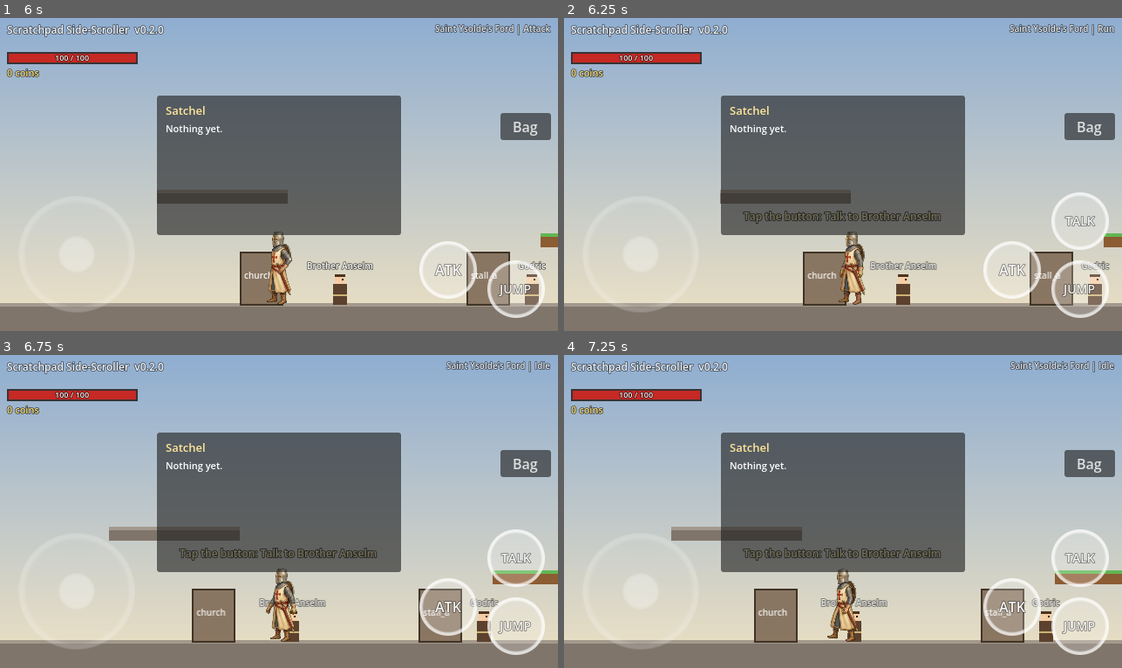
Above: before the commit, frames 1-4 (two rows, left to right).
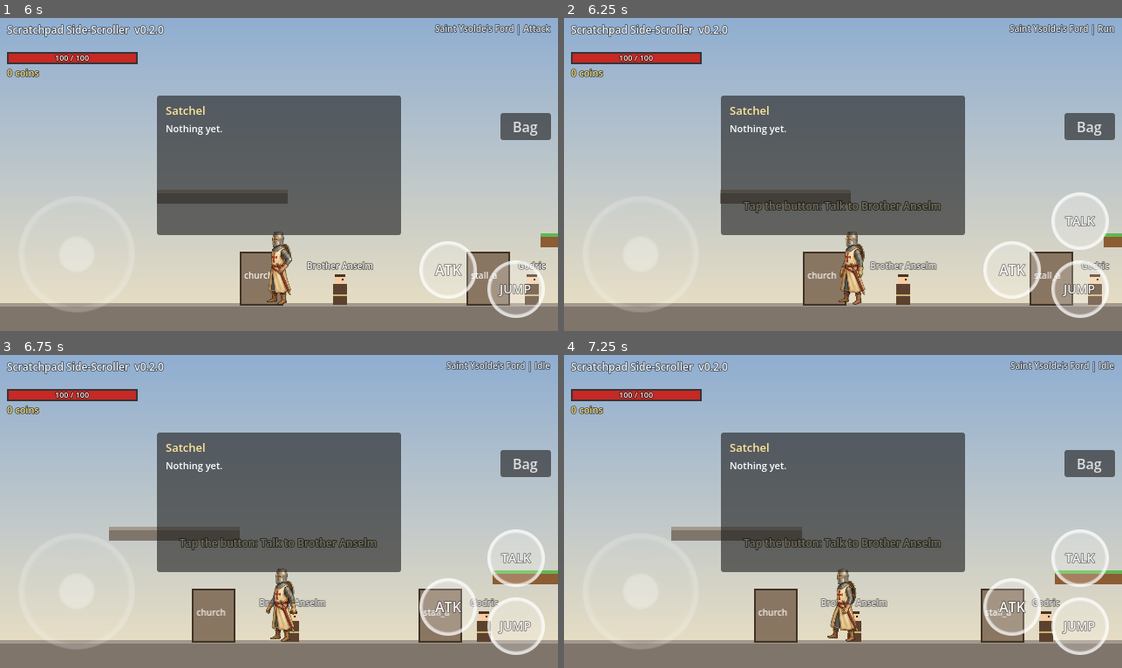
Above: after the commit, the same moments.

Repository: YoRepo/Scratchpad
Game: Godot game, scene res://src/game/game.tscn
Same seed, same stepped clock (60 frames per second), same inputs: the game is played once before the commit and once after it.
Inputs (mouse positions are in pixels of both pictures, inside the frame that each line leads up to):
- Up to frame 1 (6 s): click "Bag" at 0.5 s; tap Enter at 1.25 s; move the mouse to (401, 158) at 1.27 s; hold Right (move_right) 1.28-2 s; tap X (attack) at 1.35, 5.85 s; click (401, 158) at 1.42 s; tap Space (jump) at 1.52, 4.52 s; drag from (167, 190) to (340, 265) at 2.02 s; move the mouse to (334, 105) at 2.77 s; hold Left (move_left) 2.78-3.5 s; tap Alt at 2.85 s; drag from (251, 237) to (530, 265) at 3.52 s; move the mouse to (446, 221) at 4.27 s; hold Right (move_right) 4.28-5 s; tap E at 4.35 s; drag from (111, 127) to (195, 180) at 5.02 s; move the mouse to (306, 174) at 5.77 s; hold Right (move_right) from 5.78 s (still down); click (306, 174) at 5.92 s
- Up to frame 2 (6.25 s): keep holding Right (move_right)
- Up to frame 3 (6.75 s): release Right (move_right) at 6.5 s; drag from (195, 433) to (295, 602) at 6.52 s
- Up to frame 4 (7.25 s): no input

Frame 1 is identical in both runs. In frame 2, 1.1% of the frame differs, in the area x 32-68%, y 58-66%; in frame 3, 1.1%; in frame 4, 1.1%.

Commit message:
Virtual joystick touch controls and the synthesized audio pack
Touch: a floating thumb stick on the left half (analog run speed, up and
down with hysteresis for climbing and crouching) and JUMP, ATK and a
context button for the right thumb; the browser test drives the stick
with real touch events. Audio: tools/audio/synth.py renders two seamless
medieval loops and eighteen effects by synthesis; SoundBank plays them
through a voice pool with cross-faded music. The dialogue box now clears
the thumb buttons on 16:9 phones.

Co-Authored-By: Claude Fable 5.1 <noreply@anthropic.com>
Claude-Session: https://claude.ai/code/session_01WhnNSNbHDHPivHiJzsvQ8w

Diff:
--- /dev/null
+++ b/game/assets/creatures/hedgehog/anim/idle.json
@@ -0,0 +1,40 @@
+{
+ "name": "idle",
+ "frames": 24,
+ "columns": 12,
+ "width": 138,
+ "height": 126,
+ "fps": 12.0,
+ "loop": true,
+ "origin": [
+  60.19,
+  126.0
+ ],
+ "factor": 0.40127,
+ "source_frames": [
+  0,
+  0,
+  0,
+  0,
+  20,
+  23,
+  26,
+  29,
+  32,
+  34,
+  37,
+  40,
+  43,
+  46,
+  49,
+  46,
+  43,
+  40,
+  37,
+  34,
+  32,
+  29,
+  26,
+  23
+ ]
+}
--- /dev/null
+++ b/game/assets/creatures/hedgehog/anim/move.json
@@ -0,0 +1,40 @@
+{
+ "name": "move",
+ "frames": 24,
+ "columns": 12,
+ "width": 127,
+ "height": 106,
+ "fps": 12.0,
+ "loop": true,
+ "origin": [
+  63.36,
+  101.22
+ ],
+ "factor": 0.3985,
+ "source_frames": [
+  0,
+  2,
+  4,
+  6,
+  8,
+  10,
+  12,
+  13,
+  15,
+  17,
+  19,
+  21,
+  23,
+  25,
+  27,
+  29,
+  31,
+  33,
+  34,
+  36,
+  38,
+  40,
+  42,
+  44
+ ]
+}
--- /dev/null
+++ b/game/assets/creatures/hedgehog/character.json
@@ -0,0 +1,9 @@
+{
+ "world_height": 32,
+ "source_height": 220,
+ "frame_scale": 0.4,
+ "animations": [
+  "idle",
+  "move"
+ ]
+}
--- a/game/project.godot
+++ b/game/project.godot
@@ -26,6 +26,7 @@
 ItemCatalog="*res://src/items/item_catalog.gd"
 Inventory="*res://src/items/inventory.gd"
 QuestLog="*res://src/quests/quest_log.gd"
+SoundBank="*res://src/core/sound_bank.gd"
 GameAudio="*res://src/core/game_audio.gd"
 
 [editor]
--- /dev/null
+++ b/game/src/core/sound_bank.gd
@@ -0,0 +1,152 @@
+extends Node
+## Autoload (SoundBank): the one place that plays sound. Effects go through a
+## small pool of players (polyphony SFX_POLYPHONY, oldest voice stolen when
+## full); music loops on one of two players that cross-fade when the track
+## changes. Streams load lazily by name from res://assets/audio: effects are
+## sfx/<name>.wav, music is music/<name>.ogg (set to loop in code). A missing
+## file warns once and is then silently ignored, so gameplay never depends on
+## an asset existing. Everything plays on the Master bus. The catalogue and
+## the generator live in tools/audio.
+
+const SFX_PATH_FORMAT := "res://assets/audio/sfx/%s.wav"
+const MUSIC_PATH_FORMAT := "res://assets/audio/music/%s.ogg"
+const SFX_POLYPHONY := 8
+## Largest pitch nudge, as a fraction, when a call asks for pitch variation.
+const PITCH_JITTER := 0.04
+const SILENCE_DB := -60.0
+const BUS: StringName = &"Master"
+
+## Trim applied to every music track so it sits under the effects.
+var music_volume_db := -6.0
+
+var _sfx_players: Array[AudioStreamPlayer] = []
+var _sfx_next := 0
+var _sfx_plays := 0
+var _music_players: Array[AudioStreamPlayer] = []
+var _music_active := 0
+var _current_music: StringName = &""
+## Path -> AudioStream, or null for a file that was looked up and is missing.
+var _streams: Dictionary = {}
+var _fade: Tween
+var _rng := RandomNumberGenerator.new()
+
+
+func _ready() -> void:
+	process_mode = Node.PROCESS_MODE_ALWAYS
+	for i in SFX_POLYPHONY:
+		_sfx_players.append(_make_player("Sfx%d" % i))
+	for i in 2:
+		_music_players.append(_make_player("Music%d" % i))
+	_register_debug.call_deferred()
+
+
+## Plays the effect `name` (assets/audio/sfx/<name>.wav) once. `volume_db`
+## offsets the file's own level; `randomize_pitch` nudges the pitch by up to
+## PITCH_JITTER so repeated footsteps and hits do not sound stamped out.
+func play_sfx(name: StringName, volume_db := 0.0, randomize_pitch := false) -> void:
+	var stream := _stream(SFX_PATH_FORMAT % name)
+	if stream == null:
+		return
+	var player := _free_sfx_player()
+	player.stream = stream
+	player.volume_db = volume_db
+	player.pitch_scale = 1.0
+	if randomize_pitch:
+		player.pitch_scale += _rng.randf_range(-PITCH_JITTER, PITCH_JITTER)
+	player.play()
+	_sfx_plays += 1
+
+
+## Cross-fades from whatever is playing to the loop `name`
+## (assets/audio/music/<name>.ogg) over `fade_seconds`. Asking for the track
+## that is already playing does nothing.
+func play_music(name: StringName, fade_seconds := 1.0) -> void:
+	if name == _current_music:
+		return
+	var stream := _stream(MUSIC_PATH_FORMAT % name)
+	if stream == null:
+		return
+	_current_music = name
+	var outgoing := _music_players[_music_active]
+	_music_active = 1 - _music_active
+	var incoming := _music_players[_music_active]
+	incoming.stream = stream
+	incoming.volume_db = SILENCE_DB
+	incoming.play()
+	_crossfade(outgoing, incoming, fade_seconds)
+
+
+## Fades the music out over `fade_seconds` and stops it.
+func stop_music(fade_seconds := 1.0) -> void:
+	_current_music = &""
+	_crossfade(_music_players[_music_active], null, fade_seconds)
+
+
+func current_music() -> StringName:
+	return _current_music
+
+
+## Loads a stream the first time it is asked for and caches it; a miss is
+## cached too, so the warning fires once per path.
+func _stream(path: String) -> AudioStream:
+	if _streams.has(path):
+		return _streams[path] as AudioStream
+	var stream: AudioStream = null
+	if ResourceLoader.exists(path):
+		stream = load(path) as AudioStream
+	if stream == null:
+		push_warning("SoundBank: no audio at %s" % path)
+	elif stream is AudioStreamOggVorbis:
+		(stream as AudioStreamOggVorbis).loop = true
+	_streams[path] = stream
+	return stream
+
+
+## The first idle effect player after the last one used, or, when all are
+## busy, the one that has been playing longest.
+func _free_sfx_player() -> AudioStreamPlayer:
+	for offset in SFX_POLYPHONY:
+		var index := (_sfx_next + offset) % SFX_POLYPHONY
+		if not _sfx_players[index].playing:
+			_sfx_next = (index + 1) % SFX_POLYPHONY
+			return _sfx_players[index]
+	var stolen := _sfx_players[_sfx_next]
+	_sfx_next = (_sfx_next + 1) % SFX_POLYPHONY
+	return stolen
+
+
+## Fades `outgoing` to silence and stops it while `incoming` (if any) rises to
+## music_volume_db. A fade already in progress is replaced.
+func _crossfade(outgoing: AudioStreamPlayer, incoming: AudioStreamPlayer, seconds: float) -> void:
+	if _fade != null and _fade.is_valid():
+		_fade.kill()
+	if seconds <= 0.0:
+		outgoing.stop()
+		if incoming != null:
+			incoming.volume_db = music_volume_db
+		return
+	_fade = create_tween().set_parallel(true)
+	_fade.tween_property(outgoing, "volume_db", SILENCE_DB, seconds)
+	if incoming != null:
+		_fade.tween_property(incoming, "volume_db", music_volume_db, seconds)
+	_fade.chain().tween_callback(outgoing.stop)
+
+
+func _make_player(player_name: String) -> AudioStreamPlayer:
+	var player := AudioStreamPlayer.new()
+	player.name = player_name
+	player.bus = BUS
+	add_child(player)
+	return player
+
+
+func _register_debug() -> void:
+	DebugBridge.register(&"sound", _debug_state)
+
+
+func _debug_state() -> Dictionary:
+	var busy := 0
+	for player in _sfx_players:
+		if player.playing:
+			busy += 1
+	return {"music": String(_current_music), "sfx_plays": _sfx_plays, "sfx_busy": busy}
--- a/game/src/ui/hud.tscn
+++ b/game/src/ui/hud.tscn
@@ -54,9 +54,9 @@
 anchor_right = 0.5
 anchor_bottom = 1.0
 offset_left = -200.0
-offset_top = -140.0
+offset_top = -152.0
 offset_right = 200.0
-offset_bottom = -120.0
+offset_bottom = -132.0
 grow_horizontal = 2
 grow_vertical = 0
 mouse_filter = 2
@@ -243,10 +243,10 @@
 anchor_top = 1.0
 anchor_right = 0.5
 anchor_bottom = 1.0
-offset_left = -240.0
-offset_top = -112.0
-offset_right = 240.0
-offset_bottom = -20.0
+offset_left = -200.0
+offset_top = -126.0
+offset_right = 200.0
+offset_bottom = -34.0
 grow_horizontal = 2
 grow_vertical = 0
 mouse_filter = 0
--- a/game/src/ui/touch_controls.gd
+++ b/game/src/ui/touch_controls.gd
@@ -81,6 +81,12 @@
 	get_viewport().size_changed.connect(_layout)
 	_layout()
 	DebugBridge.register(&"touch_controls", debug_state)
+
+
+func _exit_tree() -> void:
+	for action: StringName in _held:
+		Input.action_release(action)
+	_held.clear()
 
 
 func _notification(what: int) -> void:
Not shown, added: game/assets/audio/music/outskirts_theme.ogg.import
Not shown, added: game/assets/audio/music/town_theme.ogg.import
Not shown, added: game/assets/audio/sfx/coin.wav.import
Not shown, added: game/assets/audio/sfx/dialogue_blip.wav.import
Not shown, added: game/assets/audio/sfx/enemy_die.wav.import
Not shown, added: game/assets/audio/sfx/footstep_1.wav.import
Not shown, added: game/assets/audio/sfx/footstep_2.wav.import
Not shown, added: game/assets/audio/sfx/hit_enemy.wav.import
Not shown, added: game/assets/audio/sfx/hit_shell.wav.import
Not shown, added: game/assets/audio/sfx/hurt_player.wav.import
Not shown, added: game/assets/audio/sfx/item_pickup.wav.import
Not shown, added: game/assets/audio/sfx/jump.wav.import
(and 47 more such lines)
